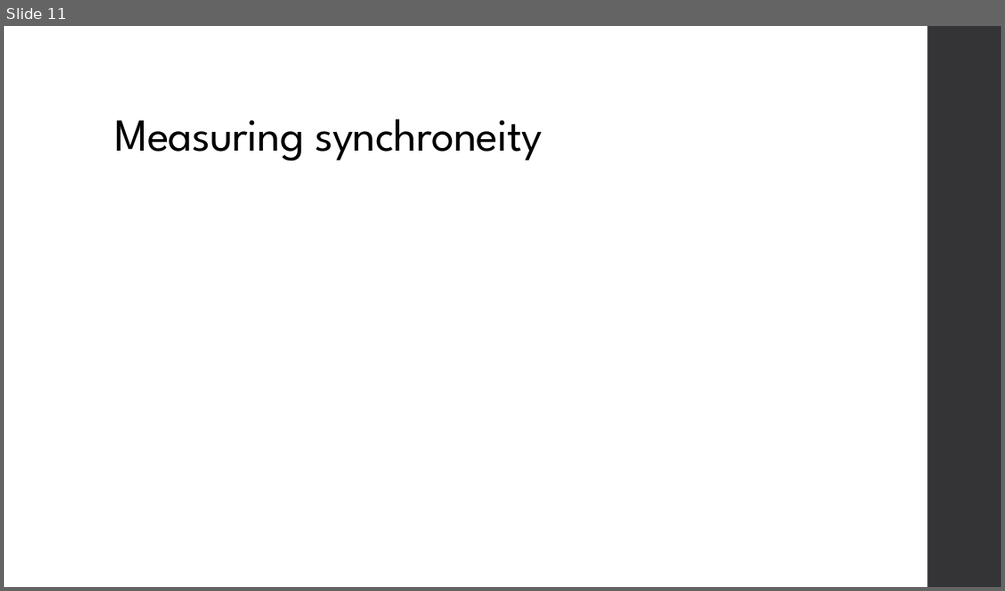
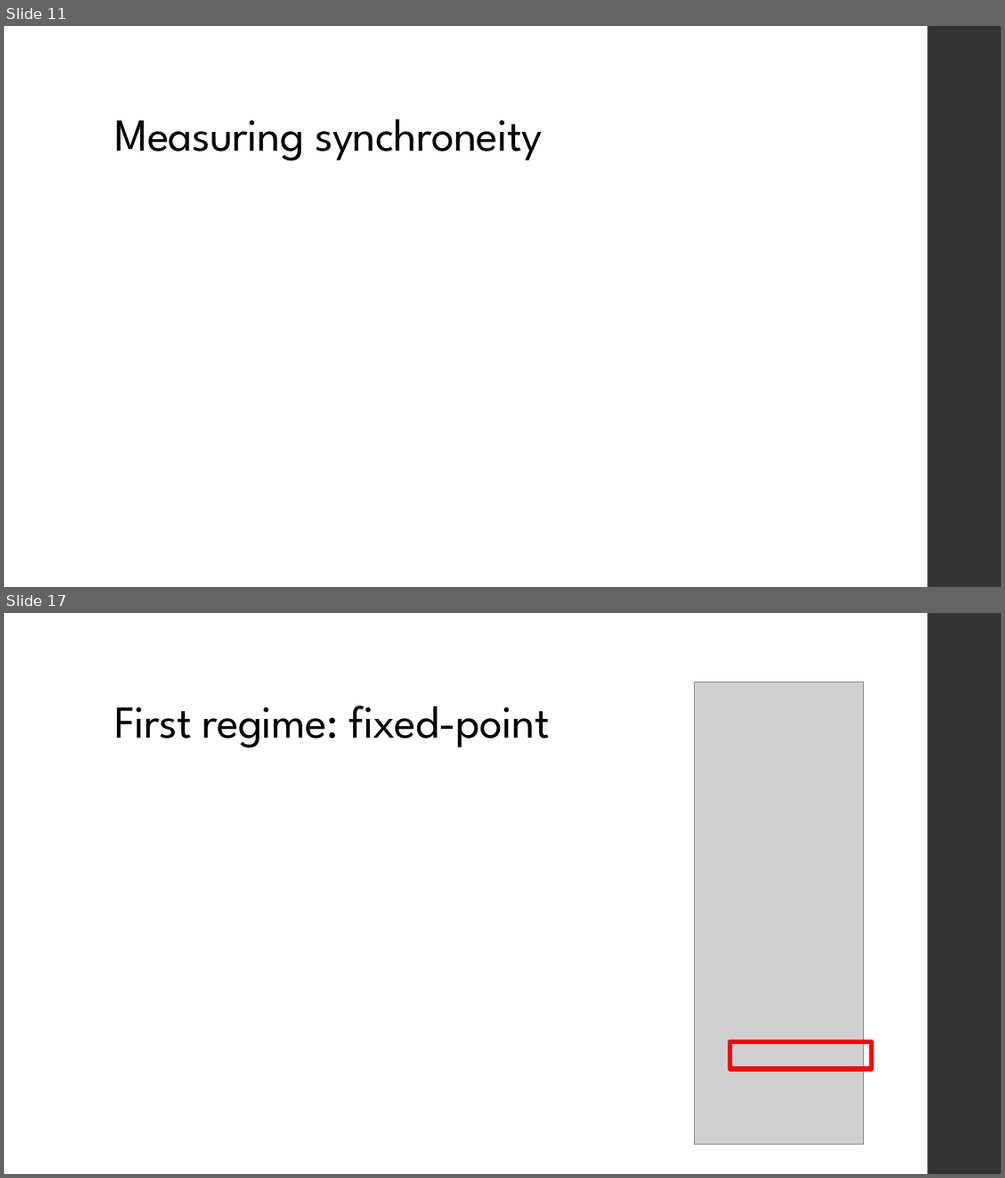
Before and after one commit to JonasEBrown/University, a slide deck: EPSRC Internship/October Presentation.pptx. Shown one above the other, each under a label of ours: slide 11 before the commit, slides 11 and 17 after it; the slides between them are not shown. The pictures are 1005x591 and 1005x1178 pixels, drawn with LibreOffice and Linux fonts; fonts in the diff are those of the drawing; grey boxes stand for pictures. Boxes give left, top, right and bottom in pixels: in the first picture for what was removed or moved away, otherwise in the second. Text is boxed around its words. In the diff, an @@ line names an element or a change of style, - is before the commit and + after.

```diff
--- a/EPSRC Internship/October Presentation.pptx
+++ b/EPSRC Internship/October Presentation.pptx
@@ slide 17 added at bbox=[4, 613, 1001, 1174], background #FFFFFF; not listed: 1 template element that a slide beside it also shows @@
@@ picture added at bbox=[695, 682, 863, 1144] @@
@@ title added at bbox=[114, 706, 550, 748], 44 pt, text #000000 @@
+First regime: fixed-point
@@ rectangle added at bbox=[730, 1041, 872, 1070], outline #FF0000 4.5 pt @@
```
Also in this commit, not shown: 8 slides changed, 13 other slides added, 3 slides removed, 16 other files.
